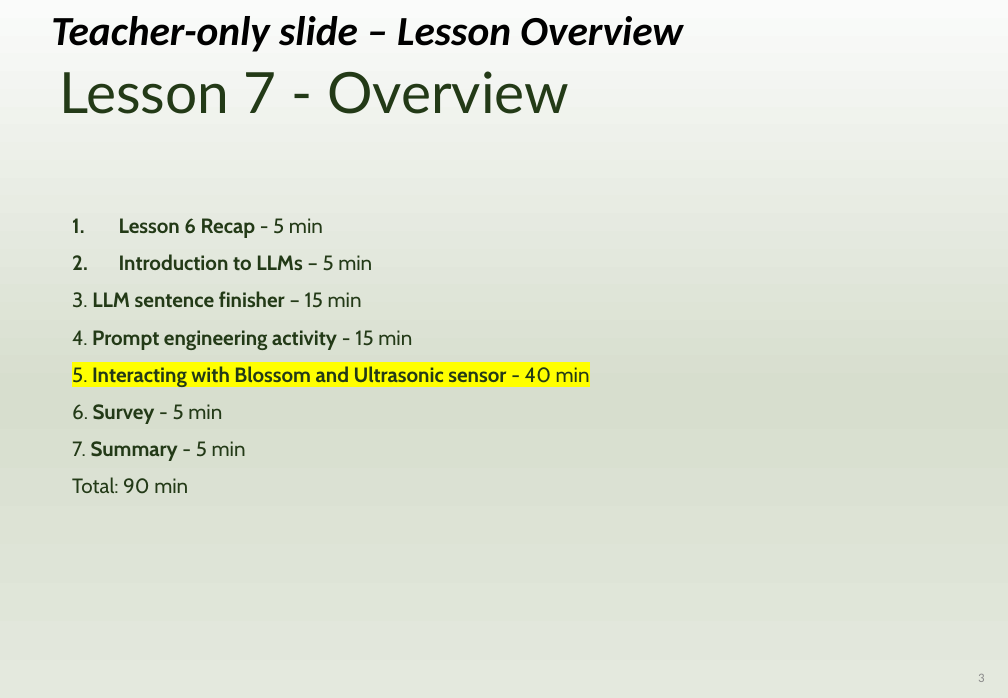
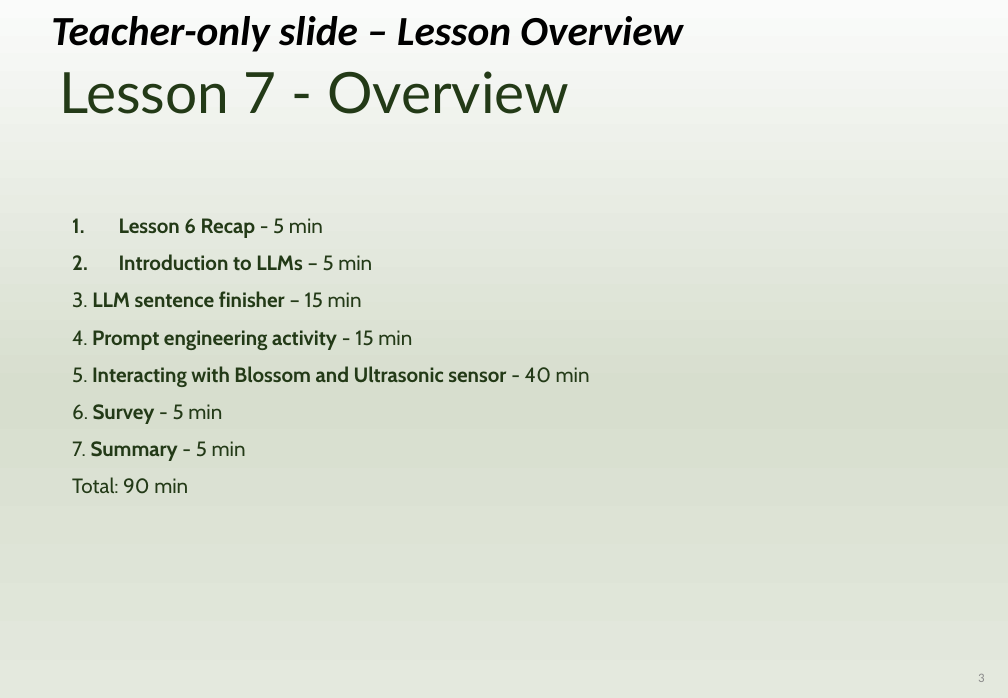
Before and after one commit to OutbackRobots/Outback-Robots-Hub, a slide deck: slide 3 of docs/assets/slides/OutbackRobots_Lesson7_Slides_AIandLLMs.pptx. Drawn at 1008x698 pixels with LibreOffice and Linux fonts; fonts in the diff are those of the drawing; background and template pictures are left out. Boxes give left, top, right and bottom in pixels: in the first picture for what was removed or moved away, otherwise in the second. Text is boxed around its words. In the diff, an @@ line names an element or a change of style, - is before the commit and + after.

```diff
--- a/docs/assets/slides/OutbackRobots_Lesson7_Slides_AIandLLMs.pptx
+++ b/docs/assets/slides/OutbackRobots_Lesson7_Slides_AIandLLMs.pptx
@@ text at box(72, 366, 590, 387): highlight #FFFF00 to none in "5. Interacting with Blossom and Ultrasonic sensor ..." @@
```
Also in this commit, not shown: 2 slides added, 1 slide removed.
